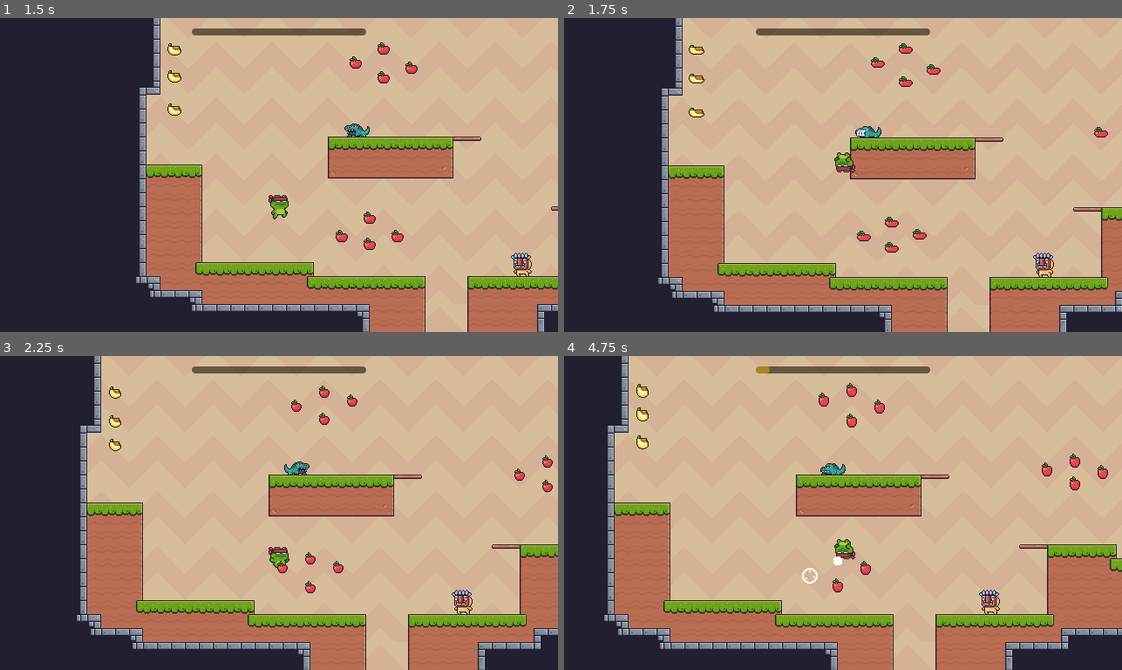
Above: before the commit, frames 1-4 (two rows, left to right).
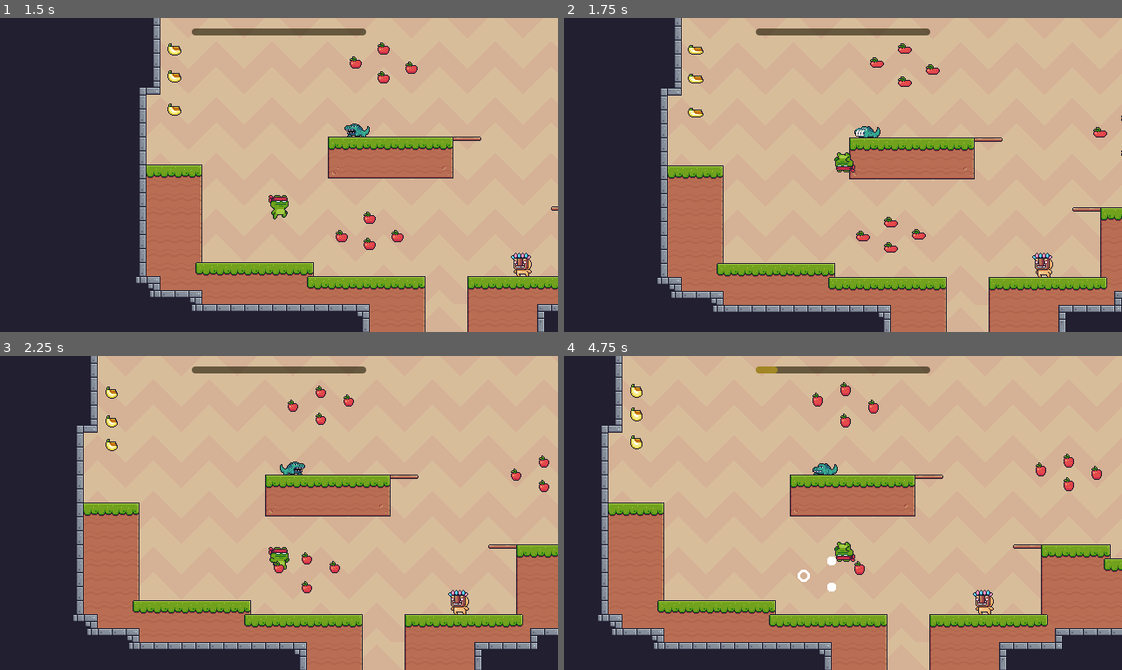
Above: after the commit, the same moments.

Repository: diogorbg/jogoPlataforma-Godot-4.1.1
Game: Godot game, scene res://scenes/menu.tscn
Two runs of this game, one before a commit and one after it. Both use one fixed random seed, a clock stepped at 60 frames per second and the inputs below.
Inputs:
- Up to frame 1 (1.5 s): click "Jogar" at 0.5 s; tap Enter (ui_accept) at 1.25 s; hold Right (ui_right) from 1.28 s (still down)
- Up to frame 2 (1.75 s): keep holding Right (ui_right); tap Enter (ui_accept) at 1.52 s
- Up to frame 3 (2.25 s): keep holding Right (ui_right)
- Up to frame 4 (4.75 s): tap Enter (ui_accept) at 2.27, 3.77, 4.52 s; release Right (ui_right) at 2.78 s; hold Left (ui_left) 2.78-3.53 s; hold Right (ui_right) from 3.53 s (still down)

Frame 1 is identical in both runs. In frame 2, 3.2% of the frame differs, in the area x 16-100%, y 0-100%; in frame 3, 6.2%; in frame 4, 8.5%, in the area x 6-100%, y 0-100%.

Commit message:
hitbox e ataque controlados pelo player

Diff:
--- a/scenes/inimigo.tscn
+++ b/scenes/inimigo.tscn
@@ -54,10 +54,7 @@
 }]
 
 [sub_resource type="RectangleShape2D" id="RectangleShape2D_mcwb2"]
-size = Vector2(26, 9)
-
-[sub_resource type="RectangleShape2D" id="RectangleShape2D_s6qy5"]
-size = Vector2(24, 3)
+size = Vector2(24, 11)
 
 [node name="inimigo" type="CharacterBody2D" groups=["inimigo"]]
 collision_layer = 4
@@ -71,21 +68,10 @@
 autoplay = "move"
 
 [node name="colisao" type="CollisionShape2D" parent="."]
-position = Vector2(0, -4.5)
+position = Vector2(0, -5.5)
 shape = SubResource("RectangleShape2D_mcwb2")
-
-[node name="hitbox" type="Area2D" parent="."]
-collision_layer = 4
-collision_mask = 2
-
-[node name="hitbox" type="CollisionShape2D" parent="hitbox"]
-position = Vector2(0, -10.5)
-shape = SubResource("RectangleShape2D_s6qy5")
-debug_color = Color(1, 0, 0, 0.196078)
 
 [node name="rayCast" type="RayCast2D" parent="."]
 position = Vector2(0, -2)
 target_position = Vector2(-15, 0)
 collision_mask = 33
-
-[connection signal="body_entered" from="hitbox" to="." method="_on_hitbox_body_entered"]
--- a/scenes/player.tscn
+++ b/scenes/player.tscn
@@ -266,10 +266,13 @@
 }
 
 [sub_resource type="RectangleShape2D" id="RectangleShape2D_qrvdk"]
-size = Vector2(16, 24)
+size = Vector2(14, 22)
 
 [sub_resource type="RectangleShape2D" id="RectangleShape2D_bs6jf"]
-size = Vector2(18, 22)
+size = Vector2(16, 20)
+
+[sub_resource type="RectangleShape2D" id="RectangleShape2D_shjj5"]
+size = Vector2(12, 4)
 
 [node name="player" type="CharacterBody2D" groups=["player"]]
 collision_layer = 2
@@ -290,50 +293,33 @@
 
 [node name="colisao" type="CollisionShape2D" parent="."]
 show_behind_parent = true
-position = Vector2(0, -12)
+position = Vector2(0, -11)
 shape = SubResource("RectangleShape2D_qrvdk")
 
 [node name="Camera2D" type="Camera2D" parent="."]
 limit_bottom = 32
 
 [node name="hitbox" type="Area2D" parent="."]
+show_behind_parent = true
 collision_layer = 0
 collision_mask = 4
 monitorable = false
 
 [node name="hitbox" type="CollisionShape2D" parent="hitbox"]
-position = Vector2(0, -14)
+position = Vector2(0, -13)
 shape = SubResource("RectangleShape2D_bs6jf")
-debug_color = Color(0.984314, 0, 0.352941, 0.262745)
-
-[node name="rayCast" type="Node" parent="."]
-process_mode = 4
-
-[node name="rayCast1" type="RayCast2D" parent="rayCast"]
-visible = false
-position = Vector2(0, -5)
-target_position = Vector2(0, 6)
+debug_color = Color(0, 0.65098, 0.0117647, 0.262745)
+
+[node name="ataque" type="Area2D" parent="."]
+show_behind_parent = true
+collision_layer = 0
 collision_mask = 4
-hit_from_inside = true
-collide_with_areas = true
-collide_with_bodies = false
-
-[node name="rayCast2" type="RayCast2D" parent="rayCast"]
-visible = false
-position = Vector2(-7, -5)
-target_position = Vector2(0, 6)
-collision_mask = 4
-hit_from_inside = true
-collide_with_areas = true
-collide_with_bodies = false
-
-[node name="rayCast3" type="RayCast2D" parent="rayCast"]
-visible = false
-position = Vector2(7, -5)
-target_position = Vector2(0, 6)
-collision_mask = 4
-hit_from_inside = true
-collide_with_areas = true
-collide_with_bodies = false
+monitorable = false
+
+[node name="ataque" type="CollisionShape2D" parent="ataque"]
+position = Vector2(0, -1)
+shape = SubResource("RectangleShape2D_shjj5")
+debug_color = Color(0.988235, 0, 0.313726, 0.419608)
 
 [connection signal="body_entered" from="hitbox" to="." method="_on_hitbox_body_entered"]
+[connection signal="body_entered" from="ataque" to="." method="_on_ataque_body_entered"]
--- a/scripts/inimigo.gd
+++ b/scripts/inimigo.gd
@@ -27,7 +27,5 @@
 
 	move_and_slide()
 
-func _on_hitbox_body_entered(body: Node2D):
-	if body.is_in_group("player"):
-		queue_free()
-		body.onKill()
+func addHit(_dano: int):
+	queue_free()
--- a/scripts/player.gd
+++ b/scripts/player.gd
@@ -55,10 +55,6 @@
 
 	move_and_slide()
 
-func onKill():
-	animSprite.play("doubleJump")
-	velocity.y = JUMP_VELOCITY
-
 func stop():
 	set_physics_process(false)
 
@@ -66,3 +62,8 @@
 	if body.is_in_group("inimigo"):
 		set_physics_process(false)
 		get_tree().call_group("HUD", "derrota")
+
+func _on_ataque_body_entered(body):
+	if body.is_in_group("inimigo"):
+		body.addHit(1)
+		velocity.y = JUMP_VELOCITY
Not shown: 1 places in scenes/inimigo.tscn that only renumber resources
Not shown: 1 places in scenes/player.tscn that only renumber resources
